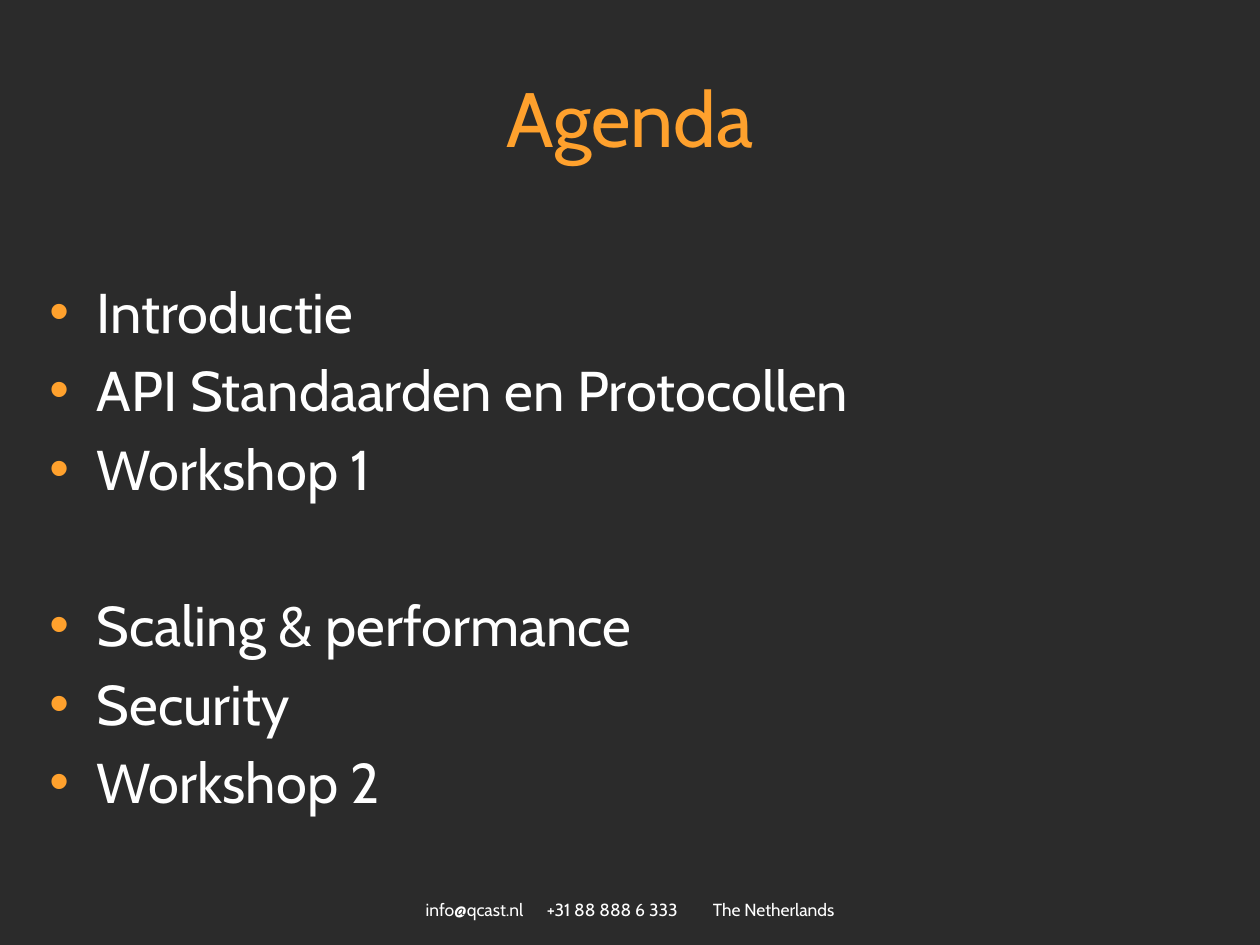
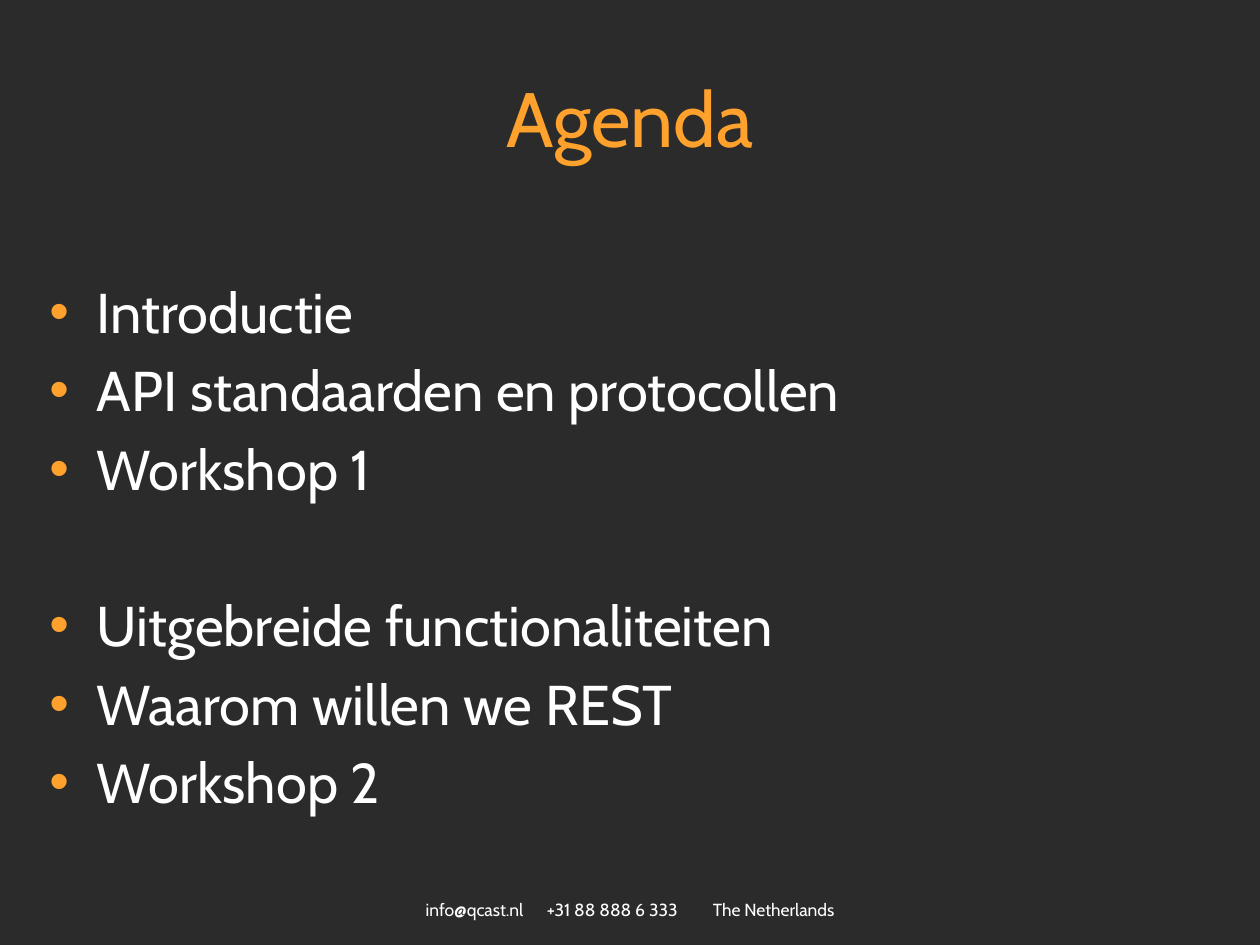
Before and after one commit to spijkerman/dierentuin, a slide deck: slide 2 of API workshop.pptx. Drawn at 1260x945 pixels with LibreOffice and Linux fonts; fonts in the diff are those of the drawing; background and template pictures are left out; a plain dark background stands for a picture behind light text. Boxes give left, top, right and bottom in pixels: in the first picture for what was removed or moved away, otherwise in the second. Text is boxed around its words. In the diff, an @@ line names an element or a change of style, - is before the commit and + after.

```diff
--- a/API workshop.pptx
+++ b/API workshop.pptx
@@ text at [97,369,839,424]: text changed @@
-• API Standaarden en Protocollen
+• API standaarden en protocollen
@@ text at [97,604,772,726]: text changed @@
-• Scaling & performance
-• Security
+• Uitgebreide functionaliteiten
+• Waarom willen we REST
```
Also in this commit, not shown: 7 other slides changed, 3 slides added, 4 slides removed.
